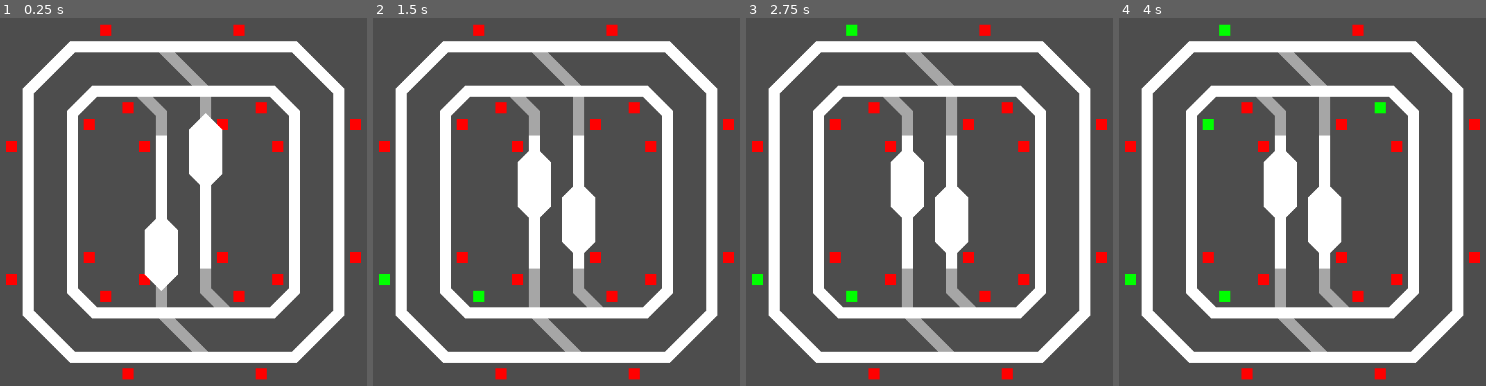
Above: before the commit, frames 1-4 (left to right).
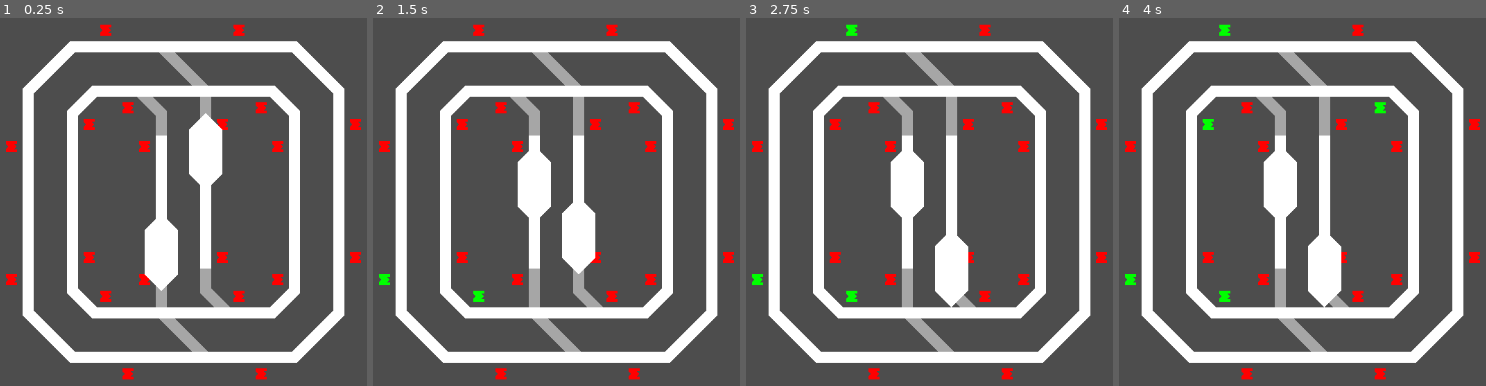
Above: after the commit, the same moments.

Repository: TurbogamesDev/signal-flow
Game: Godot game, scene res://Assets/Scenes/main.tscn
Same seed, same stepped clock (60 frames per second), same inputs: the game is played once before the commit and once after it.
Inputs (mouse positions are in pixels of both pictures, inside the frame that each line leads up to):
- Up to frame 1 (0.25 s): no input
- Up to frame 2 (1.5 s): move the mouse to (384, 279) at 0.52 s; click (384, 279) at 0.67 s; move the mouse to (479, 297) at 1.27 s; click (479, 297) at 1.42 s
- Up to frame 3 (2.75 s): move the mouse to (852, 29) at 2.02 s; click (852, 29) at 2.17 s
- Up to frame 4 (4 s): tap Enter at 2.75 s; move the mouse to (1207, 124) at 2.77 s; click (1207, 124) at 2.92 s; tap Space at 3.5 s; move the mouse to (1379, 106) at 3.52 s; click (1379, 106) at 3.67 s

The runs differ from the first frame. In frame 1, 0.3% of the frame differs, in the area x 1-99%, y 2-98%; in frame 2, 1.0%; in frame 3, 2.3%; in frame 4, 2.3%.
Error after the commit: Invalid access to property or key 'name' on a base object of type 'Nil'. (res://Assets/Scripts/train.gd:31)

Commit message:
Added directions to signals

Diff:
--- a/Assets/Scenes/signal.tscn
+++ b/Assets/Scenes/signal.tscn
@@ -16,7 +16,7 @@
 [node name="Polygon2D" type="Polygon2D" parent="."]
 position = Vector2(-32, -40)
 color = Color(1, 0, 0, 1)
-polygon = PackedVector2Array(24, 32, 24, 48, 40, 48, 40, 32)
+polygon = PackedVector2Array(24, 32, 24, 36, 28, 40, 24, 44, 24, 48, 32, 48, 40, 48, 40, 44, 36, 44, 40, 40, 36, 36, 40, 36, 40, 32, 32, 32)
 
 [node name="CollisionShape2D" type="CollisionShape2D" parent="."]
 shape = SubResource("RectangleShape2D_1mxiq")
--- a/Assets/Scripts/signal.gd
+++ b/Assets/Scripts/signal.gd
@@ -2,6 +2,7 @@
 class_name TrainSignal
 
 @export var polygon2D: Polygon2D
+@export var direction: Enums.TrainDirection
 var proceed = false
 
 signal changed(proceed: bool)
@@ -33,6 +34,10 @@
 	if self.get_instance_id() > area.get_instance_id():
 		return
 
+	self.set_deferred("monitorable", false)
+	self.set_deferred("monitoring", false)
+	self.set_deferred("input_pickable", false)
+
 	self.monitorable = false
 	self.monitoring = false
 	self.input_pickable = false
--- a/Assets/Scripts/train.gd
+++ b/Assets/Scripts/train.gd
@@ -62,26 +62,21 @@
 
 	return true
 
-func _on_collision_detector_area_entered(area: Area2D) -> void:
-	print("area2d detected")
-	print(area)
-
-	if area is not SignalSensor:
+func handleSignalSensor(signalSensor: SignalSensor) -> void:
+	if signalSensor == lastSignalSensor:
 		return
 
-	if area == lastSignalSensor:
-		return
-
-	var train_track_piece: TrainTrackPiece = area.trainTrackPiece
+	var train_track_piece: TrainTrackPiece = signalSensor.trainTrackPiece
 
 	if train_track_piece != currentTrainTrackPiece:
 		return
 
-	lastSignalSensor = area
+	lastSignalSensor = signalSensor
 
 	var train_signal: TrainSignal = train_track_piece.trainSignal
 
-	print(train_signal.proceed)
+	if train_signal.direction != currentDirection:
+		return
 
 	if train_signal.proceed:
 		return
@@ -93,3 +88,12 @@
 
 	if currentTween:
 		currentTween.play()
+
+func _on_collision_detector_area_entered(area: Area2D) -> void:
+	print("area2d detected")
+	print(area)
+
+	if area is not SignalSensor:
+		return
+
+	handleSignalSensor(area)
